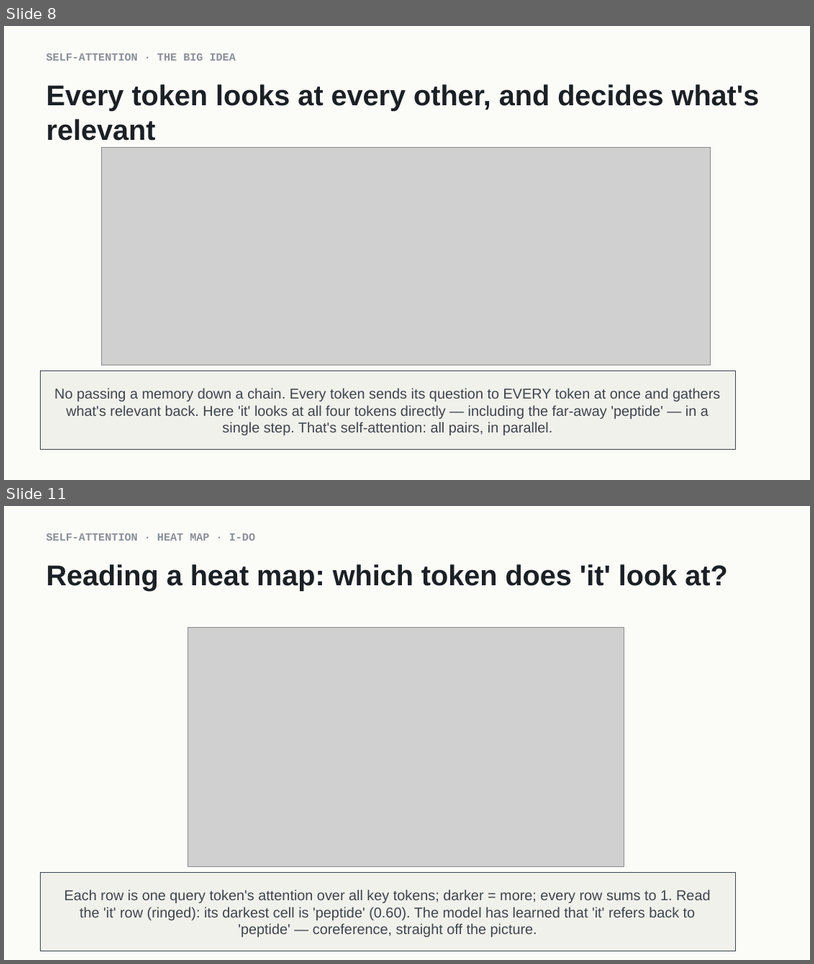
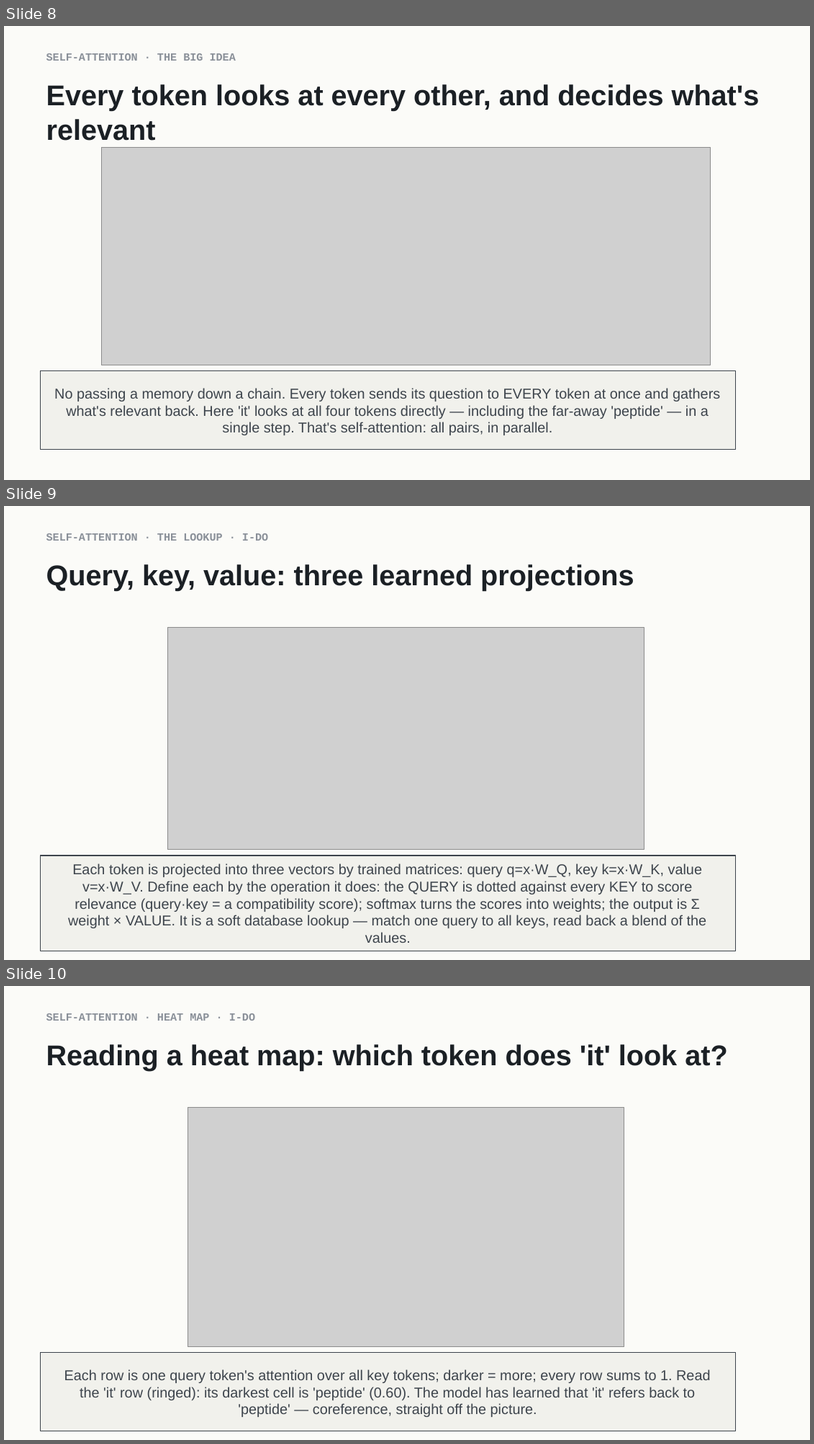
Before and after one commit to indigobio/msacl_dl_course, a slide deck: slides/pptx/lecture07_attention.pptx. Shown one above the other, each under a label of ours: slides 8 and 11 before the commit, slides 8, 9 and 10 after it; the slides between them are not shown. The pictures are 814x964 and 814x1444 pixels, drawn with LibreOffice and Linux fonts; fonts in the diff are those of the drawing; grey boxes stand for pictures. Boxes give left, top, right and bottom in pixels: in the first picture for what was removed or moved away, otherwise in the second. Text is boxed around its words. In the diff, an @@ line names an element or a change of style, - is before the commit and + after.

```diff
--- a/slides/pptx/lecture07_attention.pptx
+++ b/slides/pptx/lecture07_attention.pptx
@@ slide 9 added at bbox=[4, 506, 810, 960], background #FFFFFF @@
@@ rectangle added at bbox=[4, 506, 810, 960], fill #FBFBF8 @@
@@ text added at bbox=[46, 533, 268, 541], 13 pt, text #8A9099, bold @@
+SELF-ATTENTION · THE LOOKUP · I-DO
@@ text added at bbox=[46, 564, 634, 591], 34 pt, text #1B2025, bold @@
+Query, key, value: three learned projections
@@ picture added at bbox=[168, 627, 645, 849] @@
@@ rectangle added at bbox=[40, 855, 736, 951], fill #F1F1EC, outline #3D444C 1 pt, 17 pt, text #3D444C @@
+Each token is projected into three vectors by trained matrices: query q=x·W_Q, key k=x·W_K, value v=x·W_V. Define each by the operation it does: the QUERY is dotted against every KEY to score relevance (query·key = a compatibility score); softmax turns the scores into weights; the output is Σ weight × VALUE. It is a soft database lookup — match one query to all keys, read back a blend of the values.
@@ what was slide 11 is now slide 10 @@
```
Also in this commit, not shown: 4 slides changed, 1 other slide added, 3 slides removed, 10 other files.
